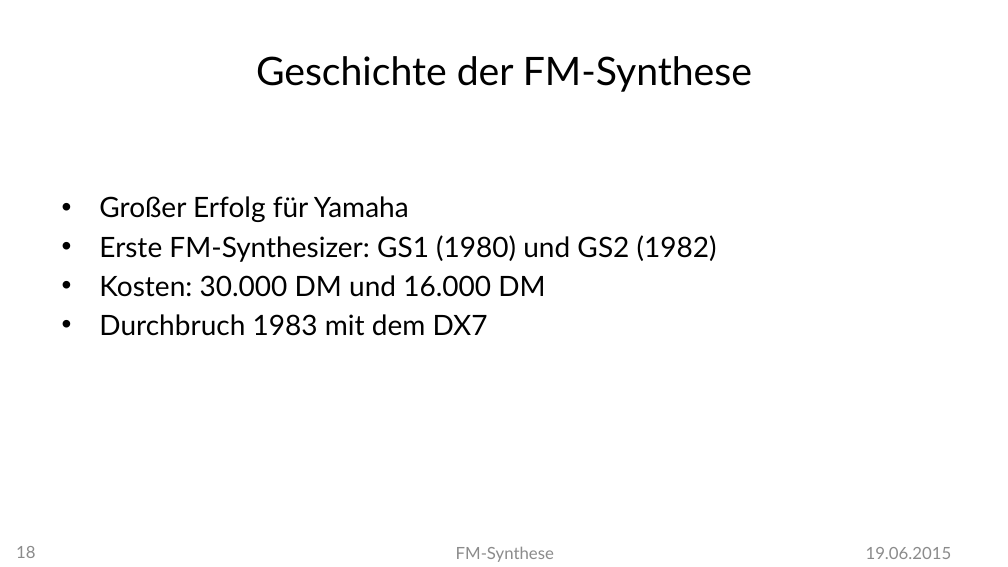
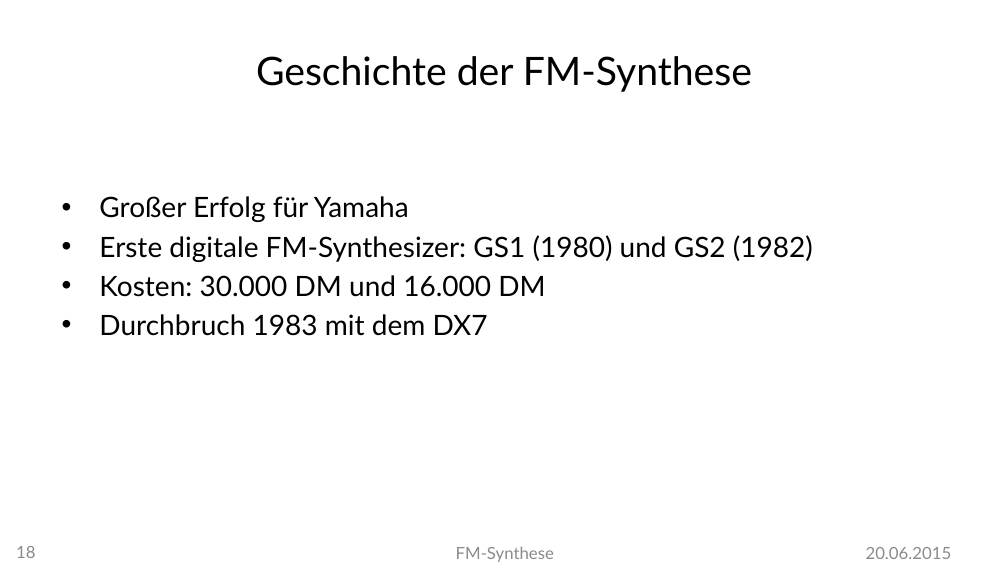
Before and after one commit to MBulli/VSeminar, a slide deck: slide 18 of Praesentation/FMSynthese-Julius.pptx. Drawn at 1008x567 pixels with LibreOffice and Linux fonts; fonts in the diff are those of the drawing; background and template pictures are left out. Boxes give left, top, right and bottom in pixels: in the first picture for what was removed or moved away, otherwise in the second. Text is boxed around its words. In the diff, an @@ line names an element or a change of style, - is before the commit and + after.

```diff
--- a/Praesentation/FMSynthese-Julius.pptx
+++ b/Praesentation/FMSynthese-Julius.pptx
@@ text at bbox=[99, 235, 813, 262]: text changed @@
-• Erste FM-Synthesizer: GS1 (1980) und GS2 (1982)
+• Erste digitale FM-Synthesizer: GS1 (1980) und GS2 (1982)
@@ text at bbox=[866, 547, 952, 559]: text changed @@
-19.06.2015
+20.06.2015
```
Also in this commit, not shown: 28 other slides changed, 1 slide added.
